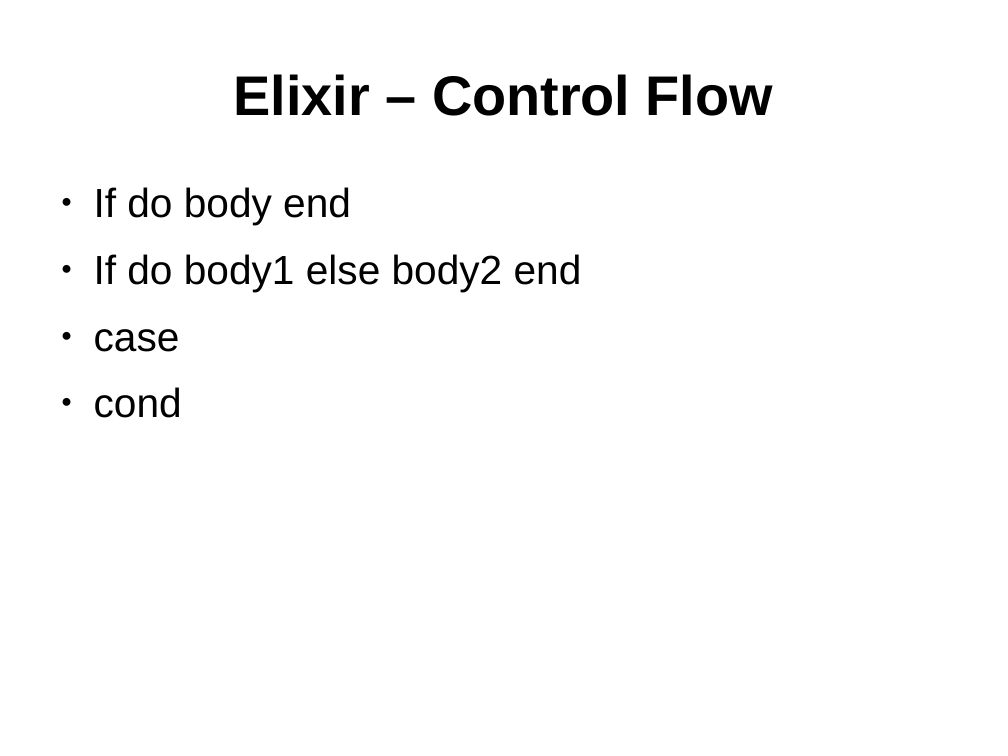
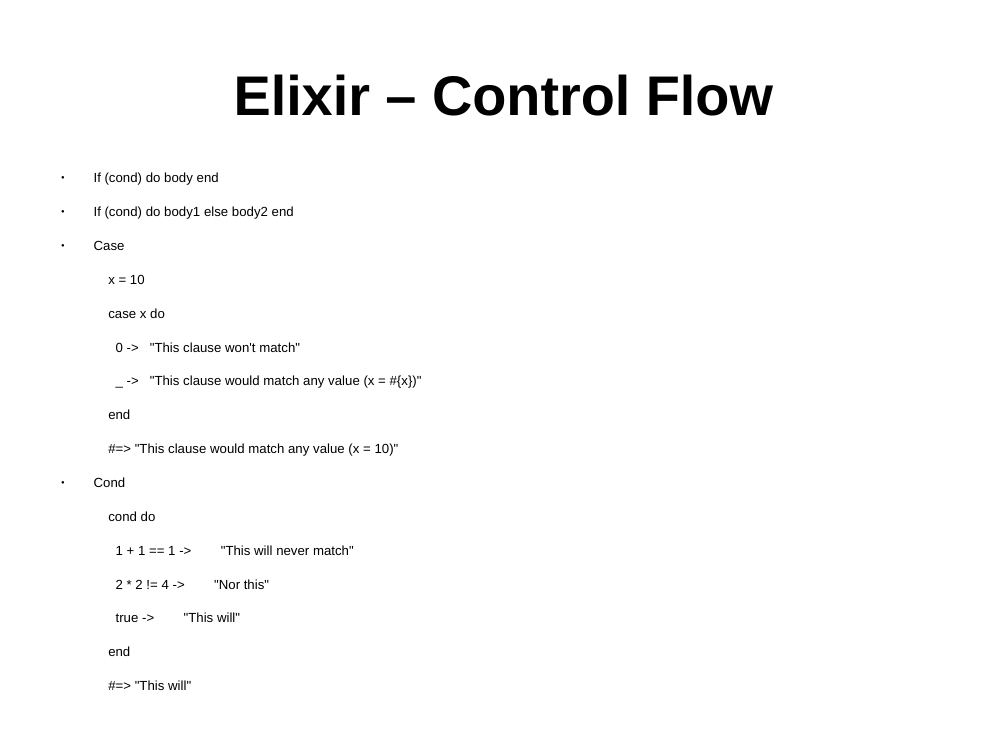
Before and after one commit to ramortegui/talks, a slide deck: slide 18 of elixir-basics.odp. Drawn at 1008x756 pixels with LibreOffice and Linux fonts; fonts in the diff are those of the drawing. Boxes give left, top, right and bottom in pixels: in the first picture for what was removed or moved away, otherwise in the second. Text is boxed around its words. In the diff, an @@ line names an element or a change of style, - is before the commit and + after.

Commit message:
Update control flow.

```diff
--- a/elixir-basics.odp
+++ b/elixir-basics.odp
@@ text at [94,172,422,589]: text changed; size 32 to 10.4 pt @@
-● If do body end
-● If do body1 else body2 end
-● case
-● cond
+● If (cond) do body end
+● If (cond) do body1 else body2 end
+● Case
+x = 10
+case x do
+0 -> "This clause won't match"
+_ -> "This clause would match any value (x = #{x})"
+end
+#=> "This clause would match any value (x = 10)"
+● Cond
+cond do
+1 + 1 == 1 -> "This will never match"
+2 * 2 != 4 -> "Nor this"
+true -> "This will"
+end
+#=> "This will"
```
